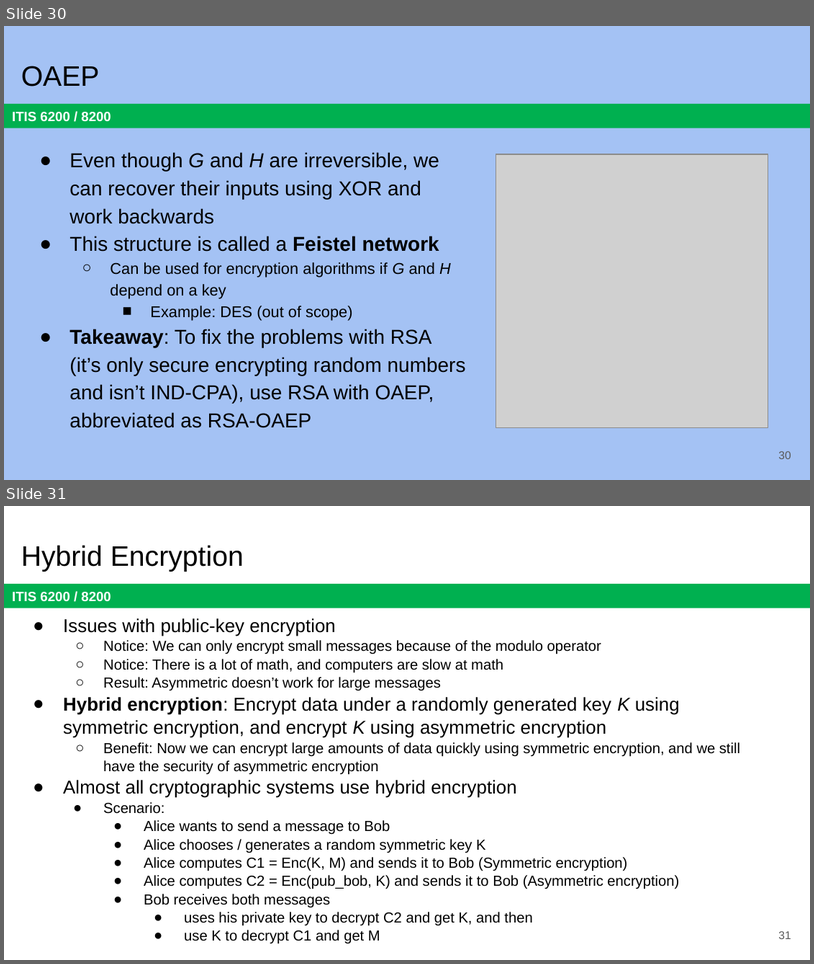
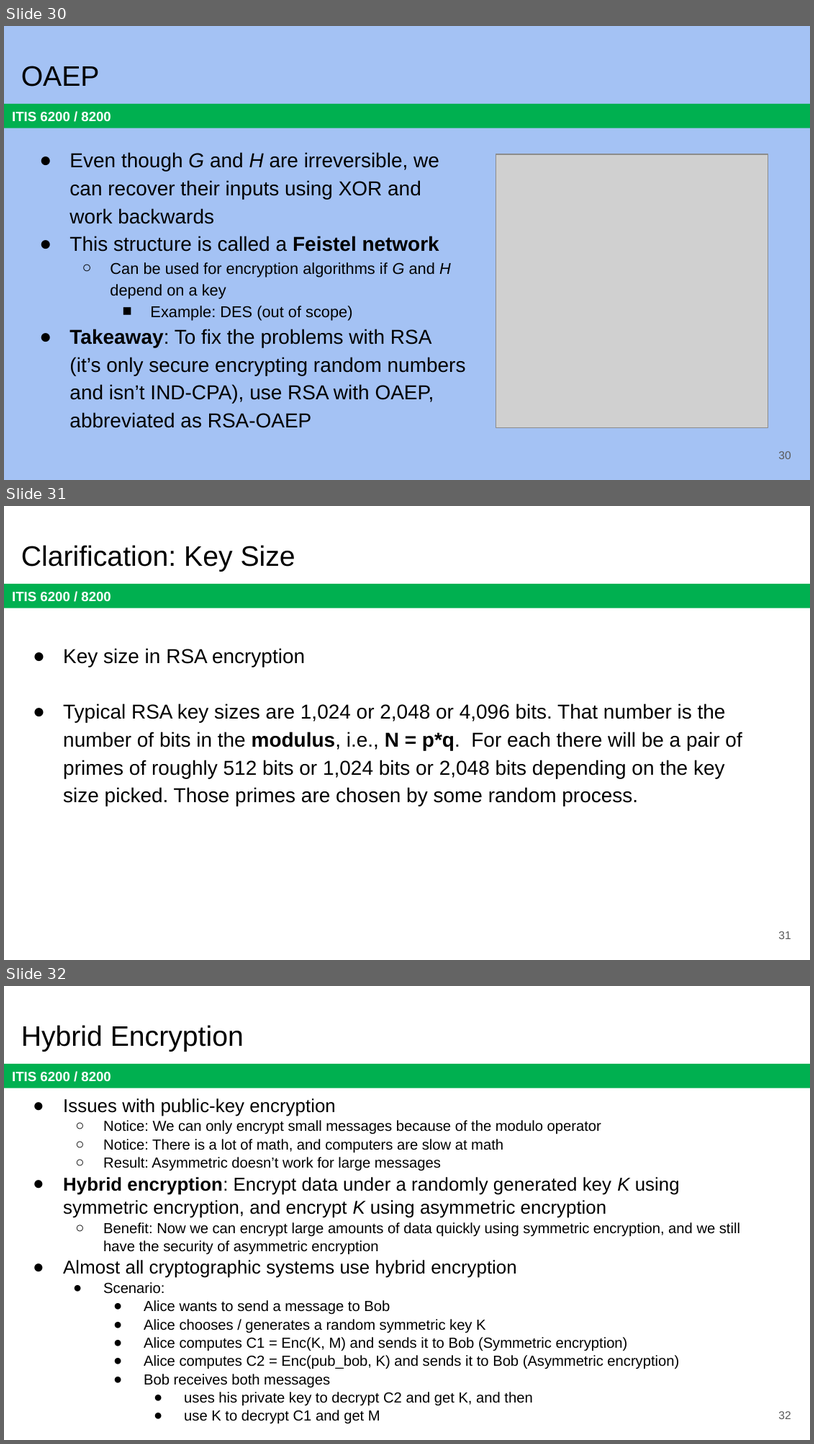
Before and after one commit to jx5c/github.io, a slide deck: teaching/ITIS6200/2023fa/lectures/lec06.pptx. Shown one above the other, each under a label of ours: slides 30 and 31 before the commit, slides 30, 31 and 32 after it. The pictures are 814x964 and 814x1444 pixels, drawn with LibreOffice and Linux fonts; fonts in the diff are those of the drawing; grey boxes stand for pictures. Boxes give left, top, right and bottom in pixels: in the first picture for what was removed or moved away, otherwise in the second. Text is boxed around its words. In the diff, an @@ line names an element or a change of style, - is before the commit and + after.

```diff
--- a/teaching/ITIS6200/2023fa/lectures/lec06.pptx
+++ b/teaching/ITIS6200/2023fa/lectures/lec06.pptx
@@ slide 31 added at bbox=[4, 506, 810, 960], background #FFFFFF; not listed: 1 template element that a slide beside it also shows @@
@@ title added at bbox=[21, 545, 296, 572], 25.2 pt, text #000000 @@
+Clarification: Key Size
@@ text added at bbox=[63, 648, 742, 806], 18 pt, text #000000 @@
+● Key size in RSA encryption
+● Typical RSA key sizes are 1,024 or 2,048 or 4,096 bits. That number is the number of bits in the modulus, i.e., N = p*q. For each there will be a pair of primes of roughly 512 bits or 1,024 bits or 2,048 bits depending on the key size picked. Those primes are chosen by some random process.
@@ page number added at bbox=[779, 931, 791, 939], 10 pt, text #595959 @@
+31
@@ what was slide 31 is now slide 32 @@
@@ page number at bbox=[779, 1411, 791, 1419]: text changed @@
-31
+32
```
Also in this commit, not shown: 1 slide changed, 4 other files.
